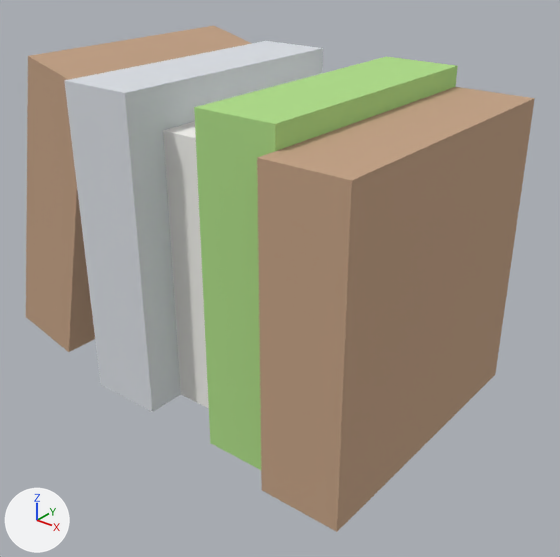
Before and after pictures for a commit that changed the glTF model example_game/world/props/books.prop/model.glb.
One viewpoint serves both versions: a 50 mm camera at (0.317, -0.349, 0.271) aimed at (0.033, 0.006, 0.051). Arrows for +X, +Y and +Z are at lower left; the lights stay in place. The first picture is the older version. Vertices at exactly the same position are counted once.

The first picture shows 'model'.
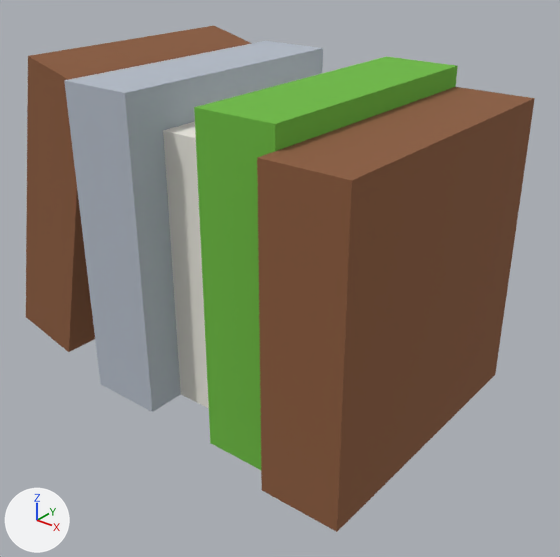
Pixel boxes (x1, y1, x2, y2) of what changed, in the pictures (560 x 557 px):
part 1 of me_model, recoloured (beige to brown)
    both: (26, 26, 535, 532)
part 2 of me_model, recoloured (darker)
    both: (194, 57, 458, 470)
part 3 of me_model, recoloured (white to light grey)
    both: (64, 41, 323, 412)

Patch to the scene script:
```diff
--- a/example_game/world/props/books.prop/model.glb.py
+++ b/example_game/world/props/books.prop/model.glb.py
@@ me_model @@
 me_model.from_pydata(...)  # 35 vertices, 62 faces; spans x -0.15..0.15, y -0.094..0.094, z -0.02..0.188
 # used by ob_model
+# me_model part 1: 37 faces centred in x -0.134..0.15, y -0.094..0.094, z -0.02..0.184 are repainted in the vertex colours; the middle colour goes from beige #c4a285 to brown #8c5c3d
+# me_model part 2: 11 faces centred in x 0.05..0.1, y -0.082..0.044, z 0.039..0.182 are repainted in the vertex colours; the middle colour goes from green #afde88 to green #6dbb40
+# me_model part 3: 14 faces centred in x -0.051..0.033, y -0.082..0.044, z 0.039..0.182 are repainted in the vertex colours; the middle colour goes from white #dbdfe5 to light grey #b4bcc8
 me_model.materials.append(mat_style)
```
